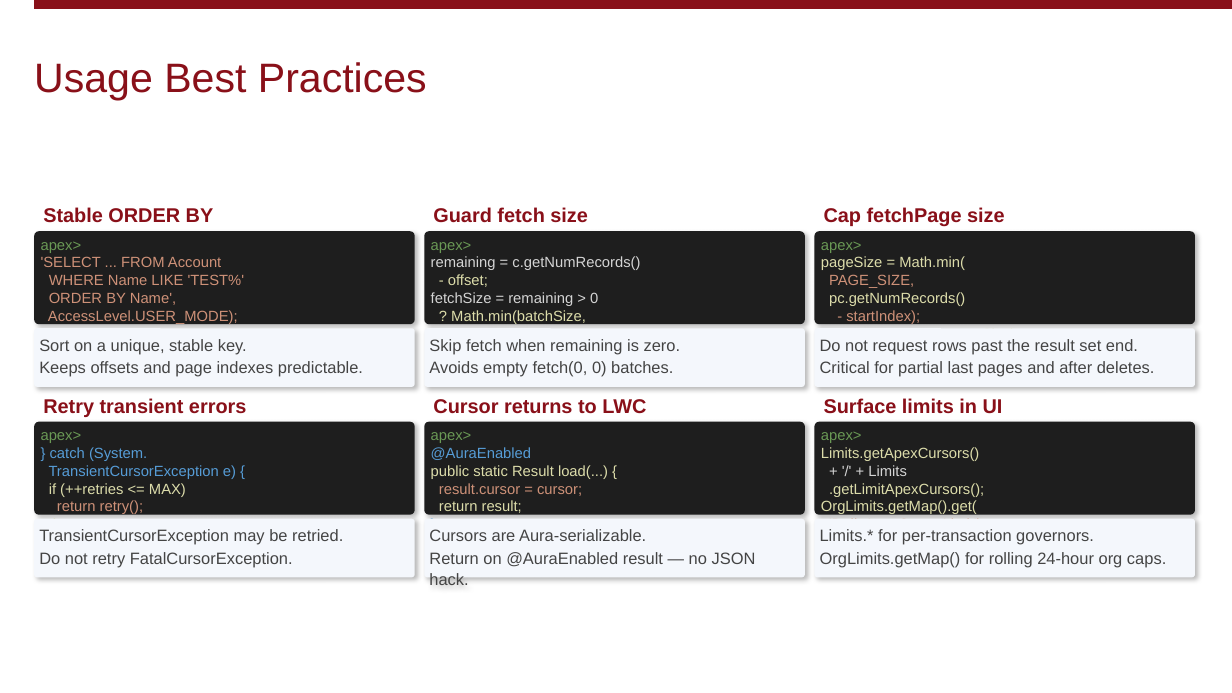
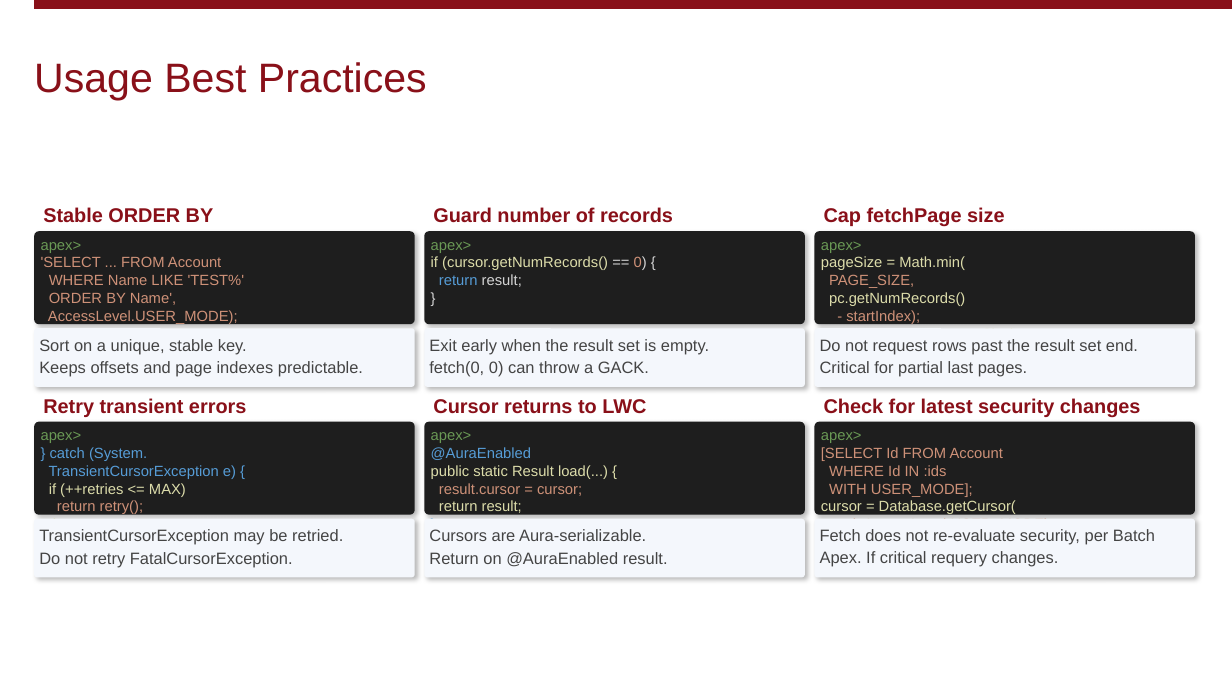
Before and after one commit to afawcett/apexcursordatatable, a slide deck: slide 12 of docs/presentation/lc26-apex-cursors.pptx. Drawn at 1232x693 pixels with LibreOffice and Linux fonts; fonts in the diff are those of the drawing; background and template pictures are left out. Boxes give left, top, right and bottom in pixels: in the first picture for what was removed or moved away, otherwise in the second. Text is boxed around its words. In the diff, an @@ line names an element or a change of style, - is before the commit and + after.

```diff
--- a/docs/presentation/lc26-apex-cursors.pptx
+++ b/docs/presentation/lc26-apex-cursors.pptx
@@ text at bbox=[433, 207, 673, 223]: text changed @@
-Guard fetch size
+Guard number of records
@@ text in rounded rectangle at bbox=[431, 256, 647, 287]: text changed; text colour #D4D4D4 to #DCDCAA @@
-remaining = c.getNumRecords()
-- offset;
-fetchSize = remaining > 0
-? Math.min(batchSize,
-remaining) : 0;
+if (cursor.getNumRecords() == 0) {
+return result;
+}
@@ text in rounded rectangle at bbox=[429, 339, 709, 377]: text changed @@
-Skip fetch when remaining is zero.
-Avoids empty fetch(0, 0) batches.
+Exit early when the result set is empty.
+fetch(0, 0) can throw a GACK.
@@ text in rounded rectangle at bbox=[820, 361, 1027, 377]: text changed @@
-Critical for partial last pages and after deletes.
+Critical for partial last pages.
@@ text at bbox=[824, 398, 1141, 417]: text changed @@
-Surface limits in UI
+Check for latest security changes
@@ text in rounded rectangle at bbox=[821, 447, 1054, 532]: text changed; text colour #DCDCAA to #CE9178 @@
-Limits.getApexCursors()
-+ '/' + Limits
-.getLimitApexCursors();
-OrgLimits.getMap().get(
-'DailyApexCursorLimit');
+[SELECT Id FROM Account
+WHERE Id IN :ids
+WITH USER_MODE];
+cursor = Database.getCursor(
+soql, AccessLevel.USER_MODE);
@@ text in rounded rectangle at bbox=[820, 529, 1155, 566]: text changed @@
-Limits.* for per-transaction governors.
-OrgLimits.getMap() for rolling 24-hour org caps.
+Fetch does not re-evaluate security, per Batch Apex. If critical requery changes.
@@ text in rounded rectangle at bbox=[429, 552, 668, 567]: text changed @@
-Return on @AuraEnabled result — no JSON hack.
+Return on @AuraEnabled result.
```
Also in this commit, not shown: 5 other slides changed, 27 other files.
